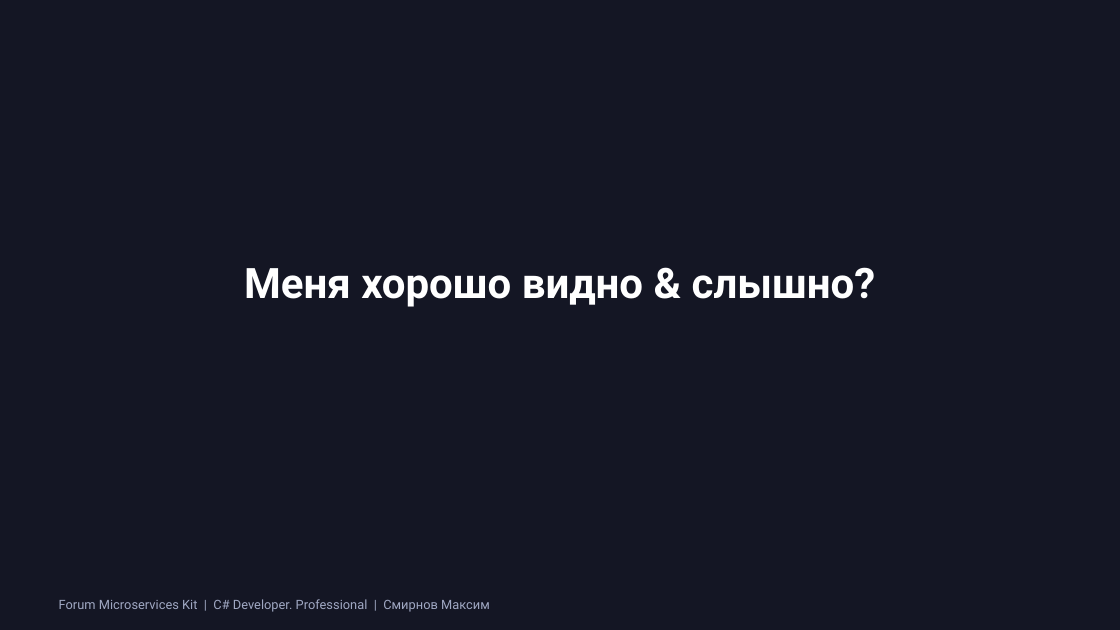
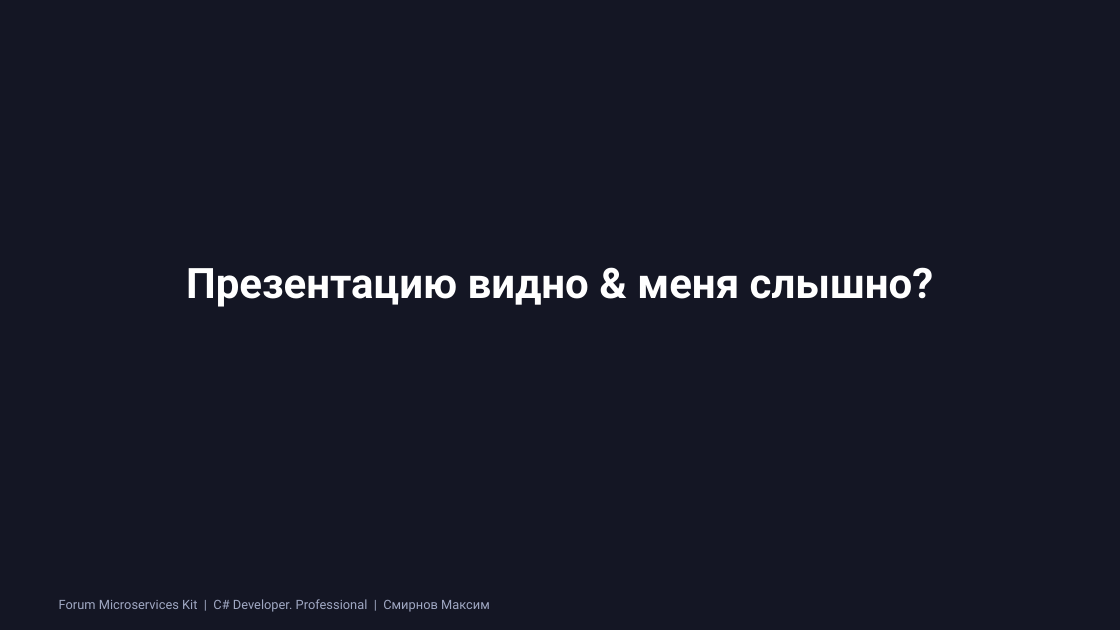
Before and after one commit to smirnovMV-dev/otus-forum, a slide deck: slide 1 of Workaround/Presentation/Forum_Microservices_Kit_Defense.pptx. Drawn at 1120x630 pixels with LibreOffice and Linux fonts; fonts in the diff are those of the drawing. Boxes give left, top, right and bottom in pixels: in the first picture for what was removed or moved away, otherwise in the second. Text is boxed around its words. In the diff, an @@ line names an element or a change of style, - is before the commit and + after.

```diff
--- a/Workaround/Presentation/Forum_Microservices_Kit_Defense.pptx
+++ b/Workaround/Presentation/Forum_Microservices_Kit_Defense.pptx
@@ text at (186, 267, 934, 307): text changed @@
-Меня хорошо видно & слышно?
+Презентацию видно & меня слышно?
```
Also in this commit, not shown: 13 other slides changed, 1 slide added, 2 slides removed.
